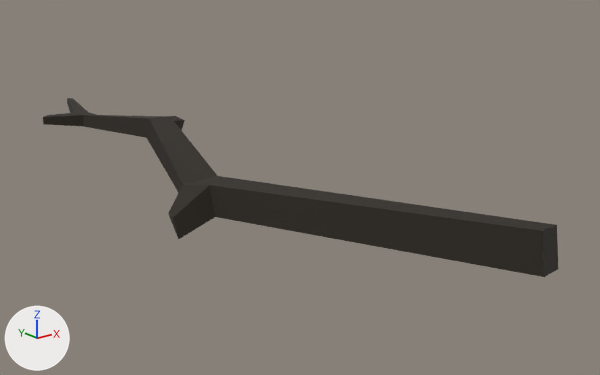
The glTF model assets/synty/synty-tree-twig-05.gltf, before and after one commit.
Camera for both pictures: a 50 mm camera at (-0.409, -0.571, 0.232) aimed at (0.118, 0.089, -0.032). The axes (+X, +Y, +Z) are drawn at lower left. The lights are the same throughout. The picture after the commit comes second. Vertices at exactly the same position are counted once.

Names of what the first picture shows: 'SM_Tree_Twig_05'.
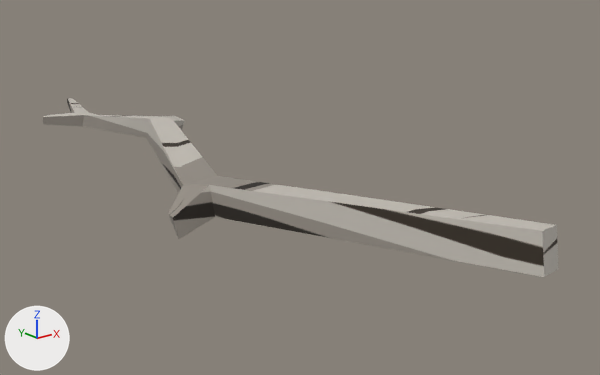
Patch to the scene script:
```diff
--- a/assets/synty/synty-tree-twig-05.gltf.py
+++ b/assets/synty/synty-tree-twig-05.gltf.py
@@ mat_lambert2 @@
 mat_lambert2 = bpy.data.materials.new('lambert2')
-# nodes: BsdfPrincipled, Mix, OutputMaterial, TexImage
-# colours: light grey #cccccc
+# nodes: BsdfPrincipled, Math x2, OutputMaterial, TexImage
 # uses the picture img_image_0
@@ me_sm_tree_twig_05 @@
 me_sm_tree_twig_05.from_pydata(...)  # 40 vertices, 76 faces; spans x -0.055..0.108, y -0.269..0.615, z -0.042..0.037
 # used by ob_sm_tree_twig_05; location = (0.0, 0.0, 0.0)
+# me_sm_tree_twig_05 part 1: texture (UV) coordinates of 76 of 76 faces, centred in x -0.05..0.103, y -0.263..0.614, z -0.037..0.025, changed; they spanned u 0.69..0.69, v 0.36..0.36 and now span u -0.86..0.38, v 0.62..1.86
 me_sm_tree_twig_05.materials.append(mat_lambert2)
```

Where the change shows, as pixel boxes (x1, y1, x2, y2) in the pictures (600 x 375 px):
'SM_Tree_Twig_05', recoloured, surface changed (black to grey): (43, 98, 558, 277) in both
